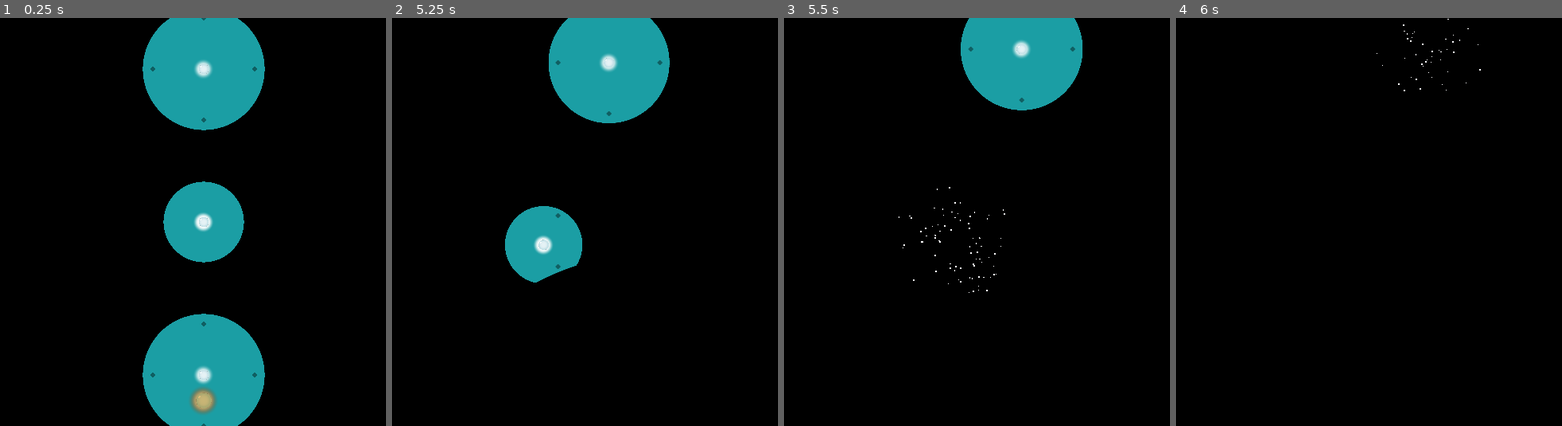
Above: before the commit, frames 1-4 (left to right).
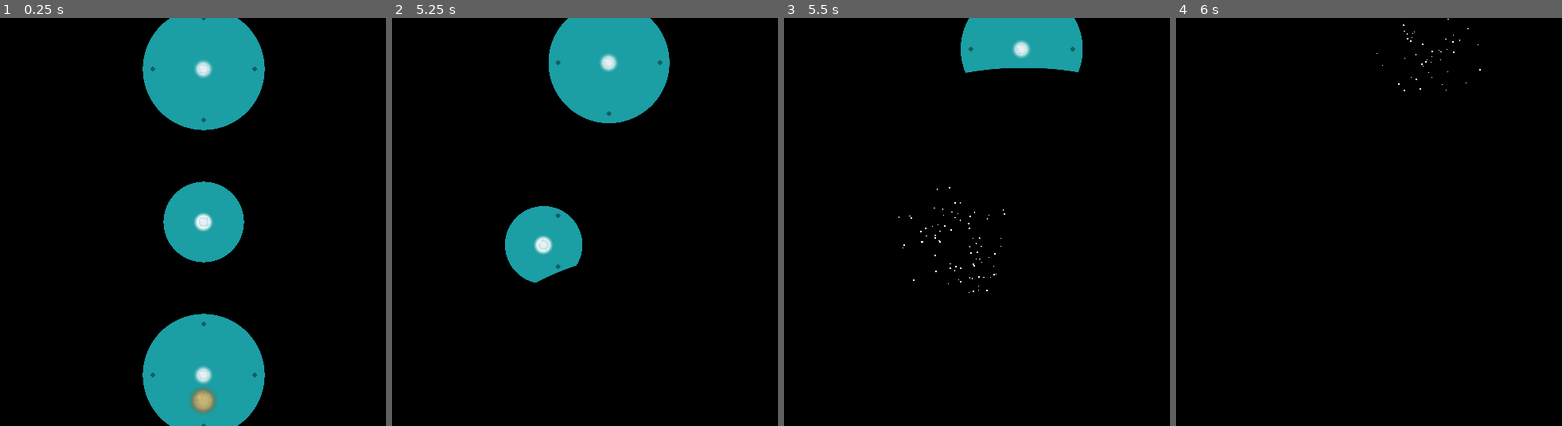
Above: after the commit, the same moments.

Repository: Disablak/Godot-Wild-Jam
Game: Godot game, scene res://Scenes/Main.tscn
Same seed, same stepped clock (60 frames per second), same inputs: the game is played once before the commit and once after it.
Inputs (mouse positions are in pixels of both pictures, inside the frame that each line leads up to):
- Up to frame 1 (0.25 s): no input
- Up to frame 2 (5.25 s): move the mouse to (685, 201) at 0.52 s; hold D (move_right) 0.53-1.28 s; click (685, 201) at 0.67 s; move the mouse to (515, 242) at 1.27 s; hold S (move_down) 1.28-2.03 s; move the mouse to (635, 132) at 2.02 s; hold D (move_right) 2.03-2.78 s; move the mouse to (577, 303) at 2.77 s; hold W (move_up) 2.78-3.53 s; click (577, 303) at 2.92 s; move the mouse to (716, 283) at 3.52 s; hold A (move_left) 3.53-5.03 s; move the mouse to (473, 160) at 4.27 s; move the mouse to (615, 222) at 5.02 s; hold S (move_down) from 5.03 s (still down); click (615, 222) at 5.17 s
- Up to frame 3 (5.5 s): keep holding S (move_down)
- Up to frame 4 (6 s): move the mouse to (1318, 120) at 5.77 s; release S (move_down) at 5.78 s; hold D (move_right) from 5.78 s (still down)

Frames 1-2 are identical in both runs. In frame 3, 2.2% of the frame differs, in the area x 47-77%, y 12-23%; in frame 4, nothing differs.

Commit message:
size enemy on player die

Diff:
--- a/Scenes/levels/components/Enemy.tscn
+++ b/Scenes/levels/components/Enemy.tscn
@@ -33,5 +33,7 @@
 stream = ExtResource( 5 )
 volume_db = 20.0
 
+[node name="Tween" type="Tween" parent="." index="3"]
+
 [connection signal="on_dash" from="." to="NoiseSound" method="mute_sound"]
 [connection signal="on_dash" from="." to="DashSound" method="play_sound"]
--- a/Scripts/StalkingEnemy.gd
+++ b/Scripts/StalkingEnemy.gd
@@ -90,6 +90,12 @@
 func on_player_died():
 	killedPlayer = true
 
+	var tween = $Tween
+	tween.interpolate_property($Sprite, "scale",
+		$Sprite.scale, $Sprite.scale * 3, 1)
+	tween.start()
+	print("start tween")
+
 
 func on_level_completed():
 	set_process(false)
